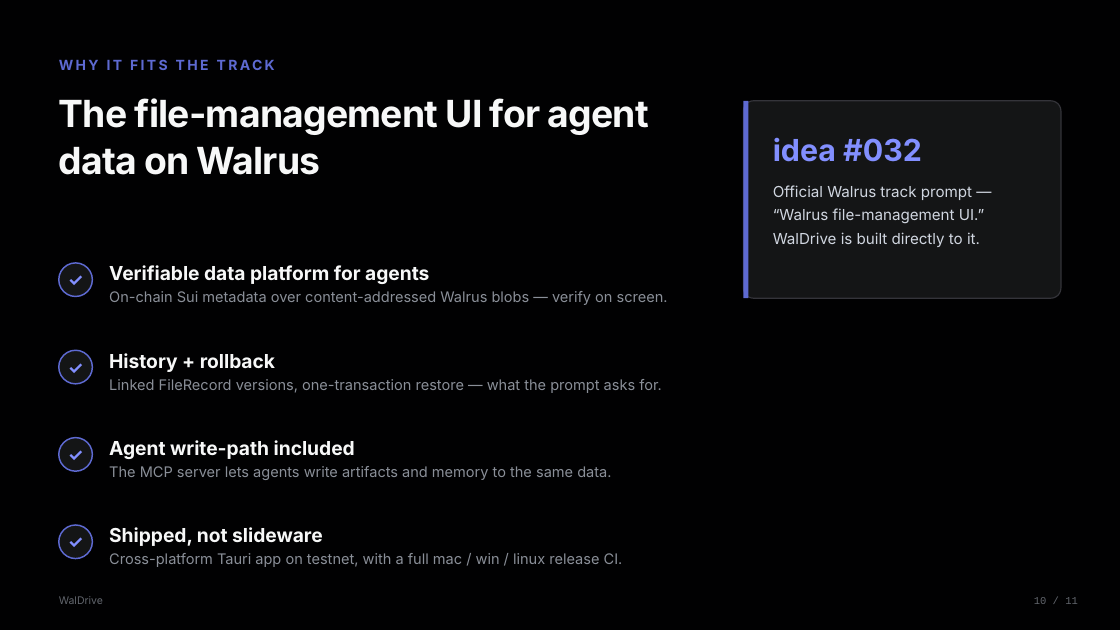
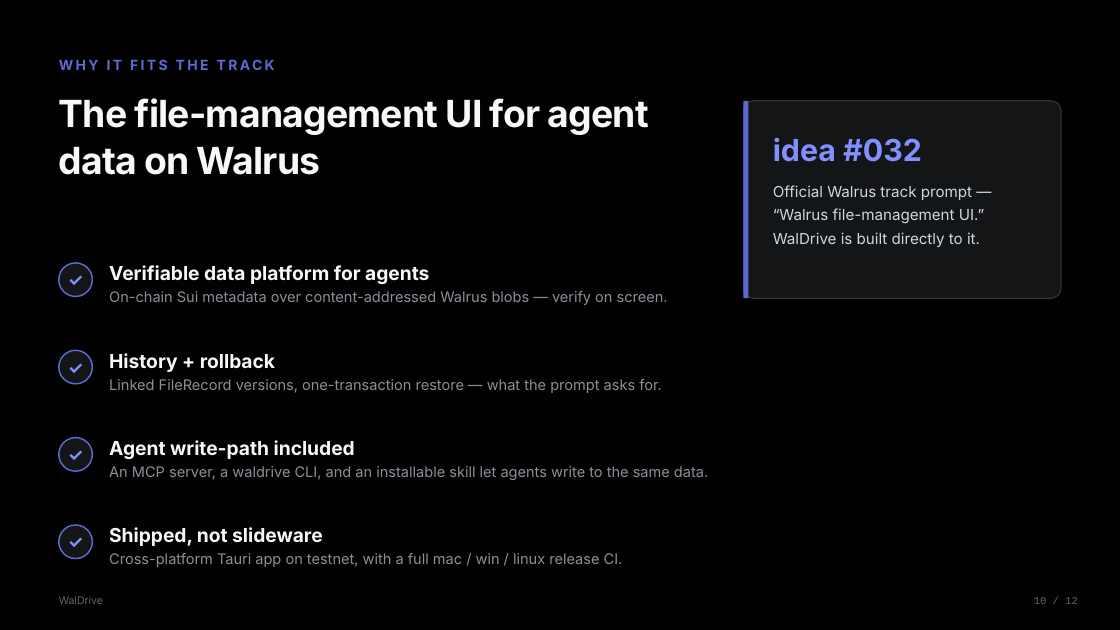
Before and after one commit to Fldicoahkiin/WalDrive, a slide deck: slide 10 of submission/WalDrive-deck.pptx. Drawn at 1120x630 pixels with LibreOffice and Linux fonts; fonts in the diff are those of the drawing. Boxes give left, top, right and bottom in pixels: in the first picture for what was removed or moved away, otherwise in the second. Text is boxed around its words. In the diff, an @@ line names an element or a change of style, - is before the commit and + after.

```diff
--- a/submission/WalDrive-deck.pptx
+++ b/submission/WalDrive-deck.pptx
@@ text at <box>109,466,708,480</box>: text changed @@
-The MCP server lets agents write artifacts and memory to the same data.
+An MCP server, a waldrive CLI, and an installable skill let agents write to the same data.
@@ text at <box>1034,597,1078,604</box>: text changed @@
-10 / 11
+10 / 12
```
Also in this commit, not shown: 8 other slides changed, 1 slide added, 5 other files.
